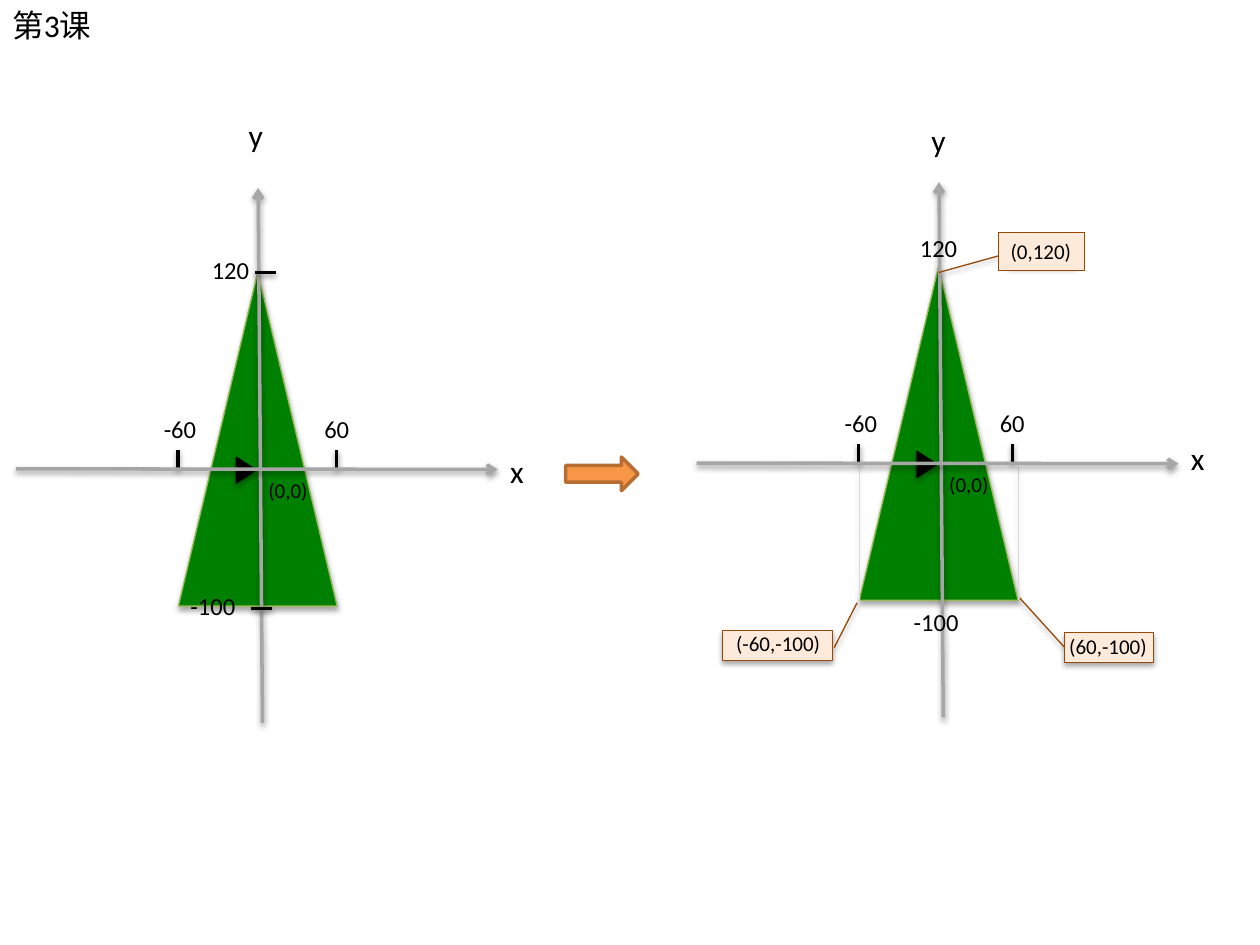
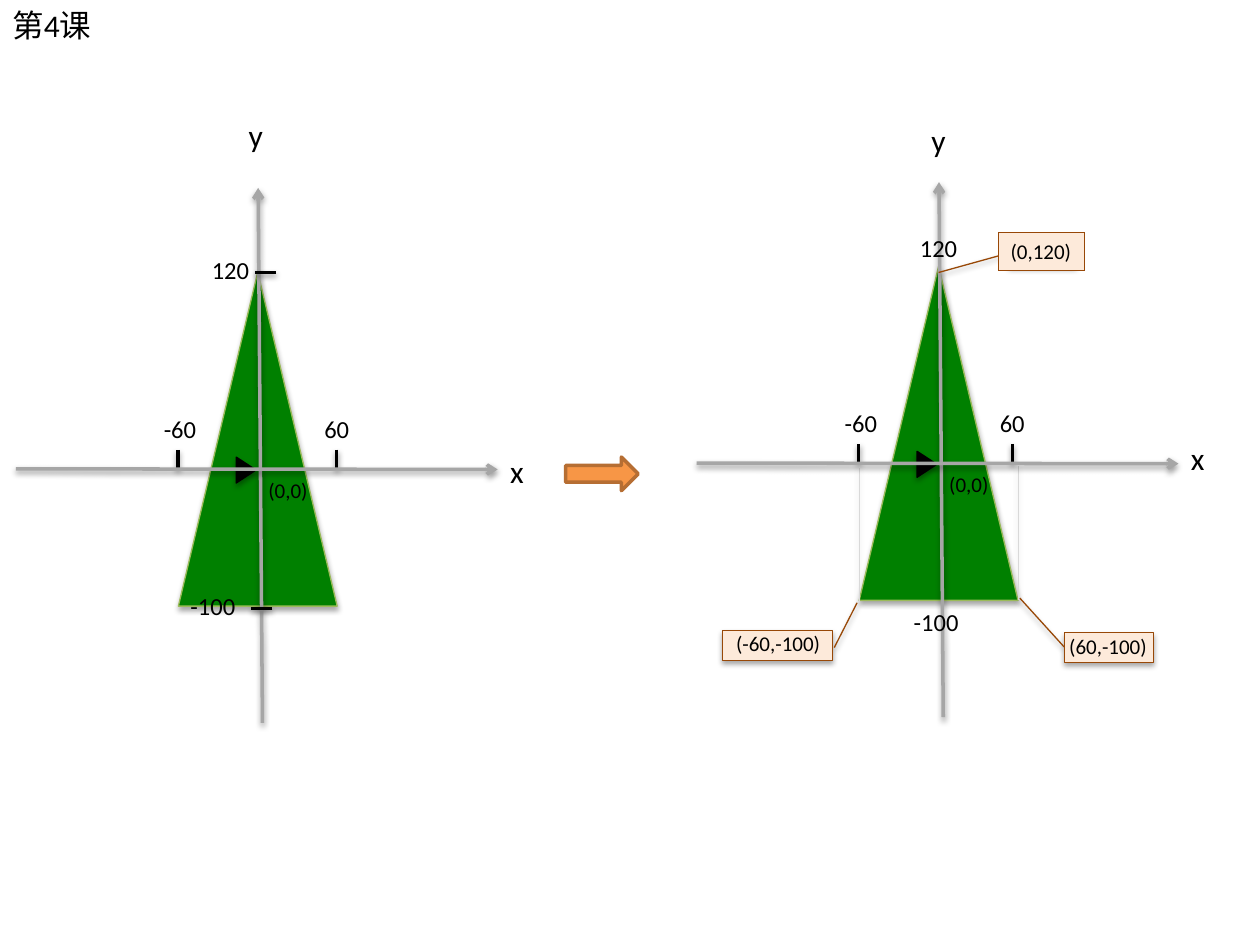
Before and after one commit to jellier/teachkidspython, a slide deck: slide 14 of Python入门课0.pptx (slide 11 before the commit). Drawn at 1260x945 pixels with LibreOffice and Linux fonts; fonts in the diff are those of the drawing. Boxes give left, top, right and bottom in pixels: in the first picture for what was removed or moved away, otherwise in the second. Text is boxed around its words. In the diff, an @@ line names an element or a change of style, - is before the commit and + after.

```diff
--- a/Python入门课0.pptx
+++ b/Python入门课0.pptx
@@ text at (12,10,91,40): text changed @@
-第3课
+第4课
```
Also in this commit, not shown: 2 other slides changed, 1 slide removed, 2 other files.
